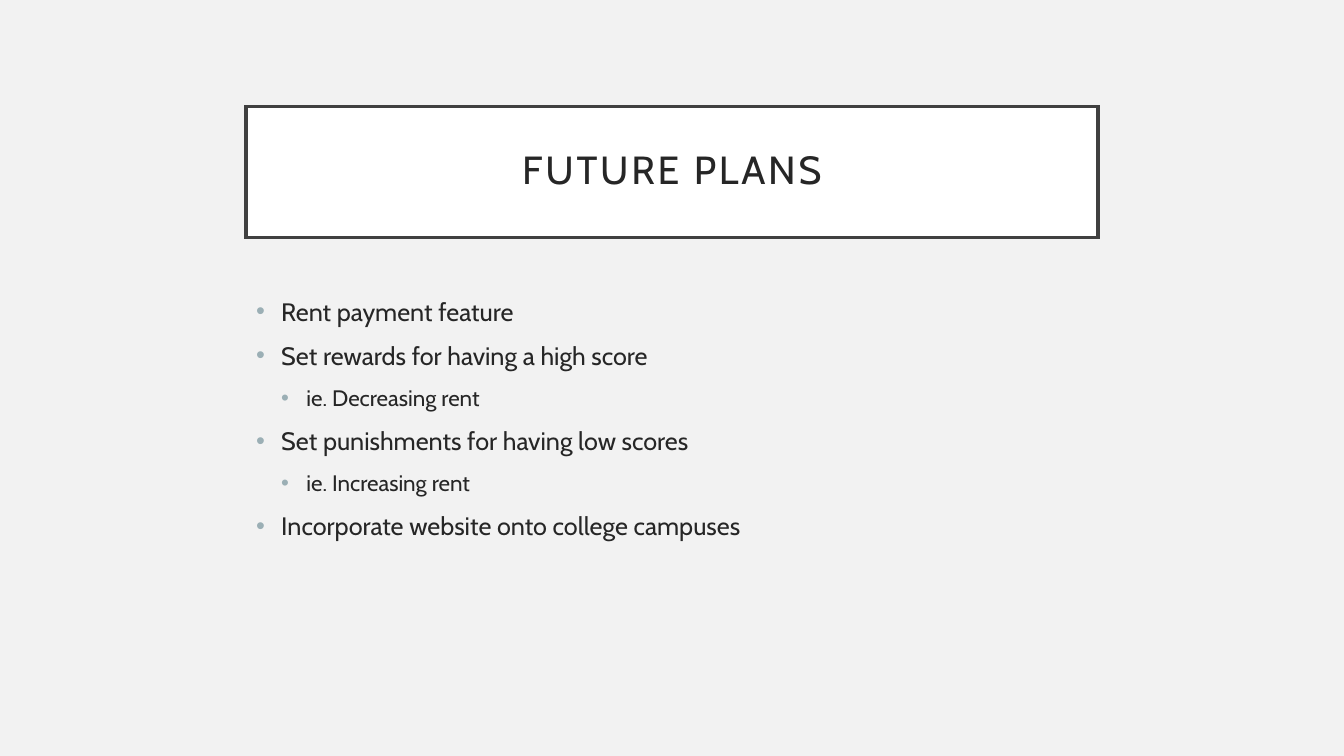
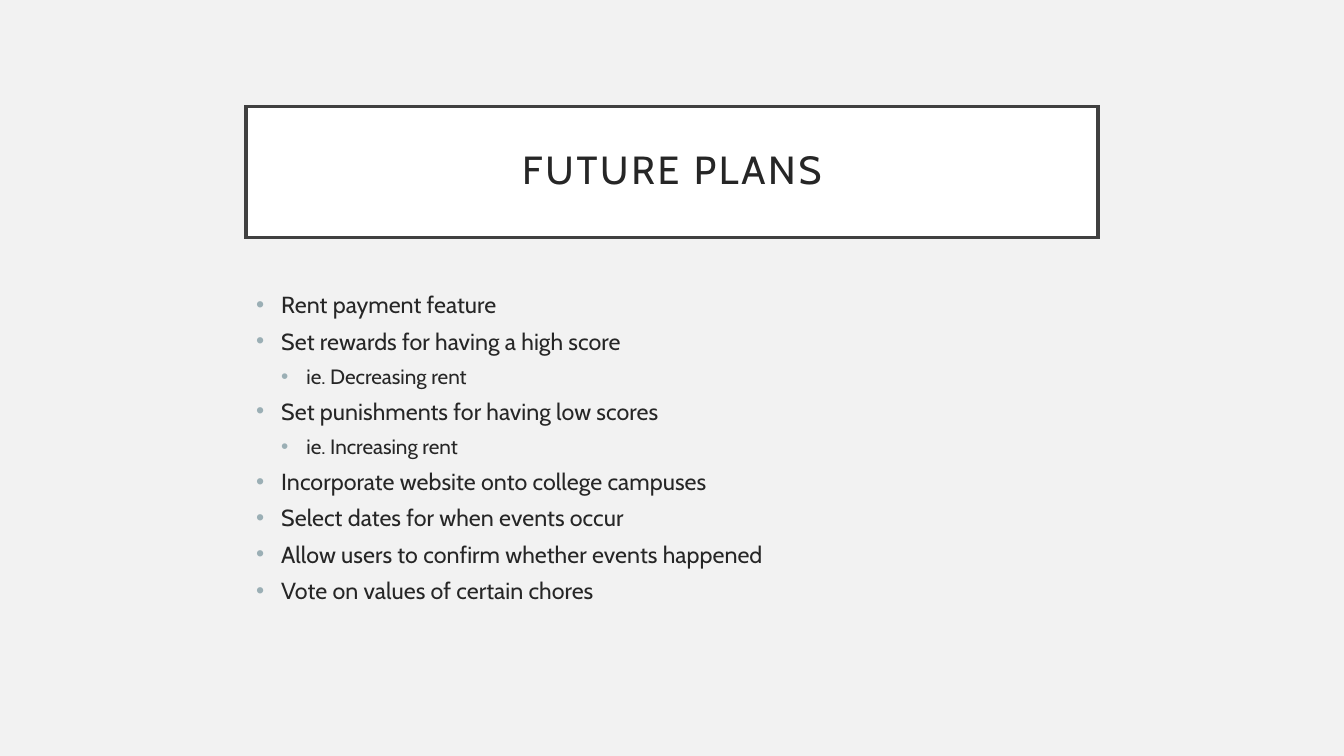
Before and after one commit to Risch1997/IIT-Project, a slide deck: slide 13 of OUR-PRESENTATION.pptx. Drawn at 1344x756 pixels with LibreOffice and Linux fonts; fonts in the diff are those of the drawing. Boxes give left, top, right and bottom in pixels: in the first picture for what was removed or moved away, otherwise in the second. Text is boxed around its words. In the diff, an @@ line names an element or a change of style, - is before the commit and + after.

Commit message:
fixed presentation

```diff
--- a/OUR-PRESENTATION.pptx
+++ b/OUR-PRESENTATION.pptx
@@ text at bbox=[281, 295, 707, 496]: size 18 to 16.6 pt in "Rent payment feature", "Set rewards for having a high score", "Set punishments for having low scores", "Incorporate website onto college campuses"; size 16 to 14.8 pt in "ie. Decreasing rent", "ie. Increasing rent"; line spacing 1 to 0.8 @@
@@ text at bbox=[281, 508, 763, 600]: paragraphs added @@
+• Select dates for when events occur
+• Allow users to confirm whether events happened
+• Vote on values of certain chores
```
Also in this commit, not shown: 1 other file.
